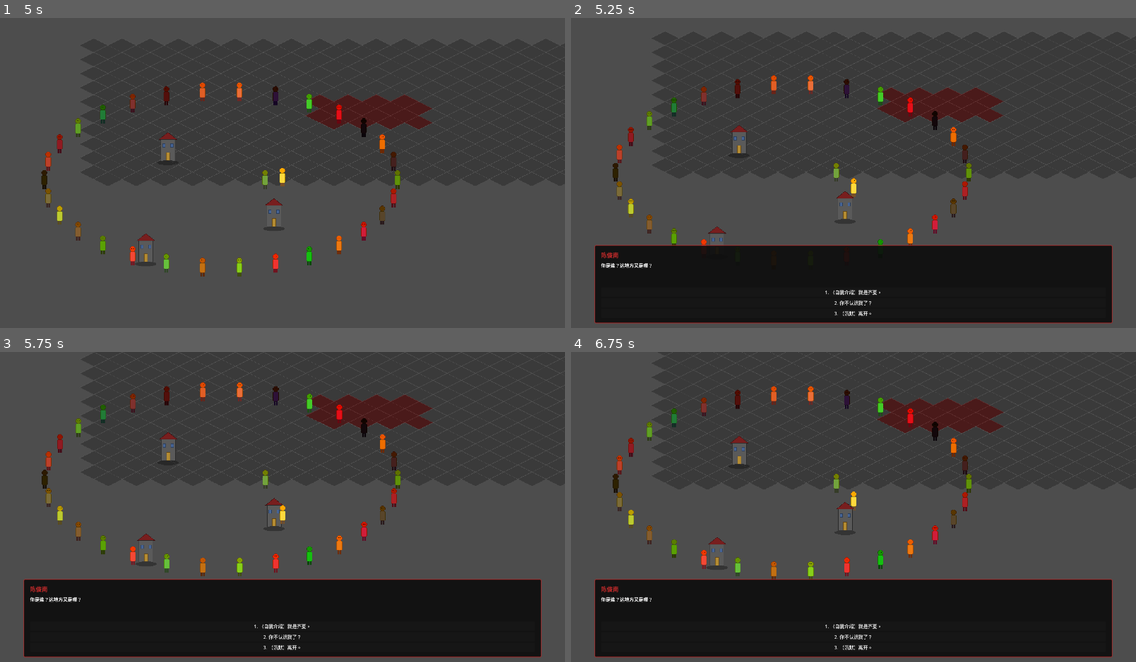
Above: before the commit, frames 1-4 (two rows, left to right).
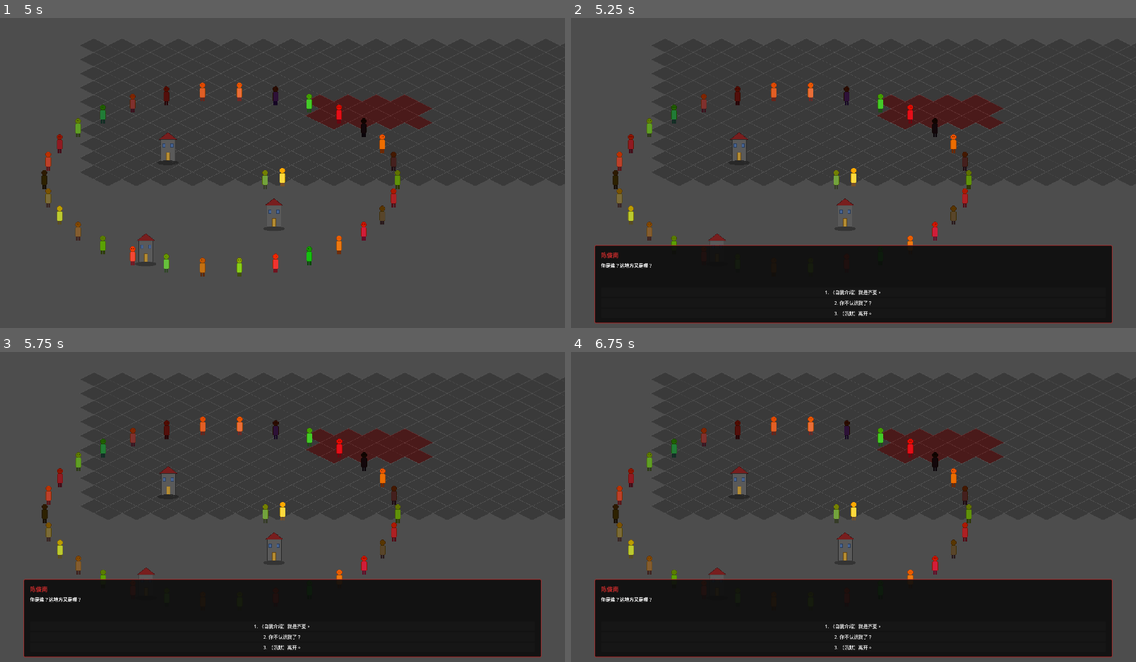
Above: after the commit, the same moments.

Repository: duancang8-ui/My-Game
Game: Godot game, scene res://src/scenes/world/test_world.tscn
Same seed, same stepped clock (60 frames per second), same inputs: the game is played once before the commit and once after it.
Inputs (mouse positions are in pixels of both pictures, inside the frame that each line leads up to):
- Up to frame 1 (5 s): tap Enter at 0.5 s; move the mouse to (406, 160) at 0.52 s; hold D (move_right) 0.53-1.25 s; hold E (interact) 0.53-1.25 s; click (406, 160) at 0.67 s; drag from (169, 191) to (299, 176) at 1.27 s; move the mouse to (339, 107) at 2.02 s; hold D (move_right) 2.03-2.75 s; hold Shift 2.03-2.75 s; tap E (interact) at 2.3 s; drag from (254, 241) to (113, 129) at 2.77 s; move the mouse to (452, 222) at 3.52 s; hold A (move_left) 3.53-4.25 s; hold E (interact) 3.53-4.25 s; tap Ctrl at 3.6 s; drag from (113, 129) to (197, 98) at 4.27 s
- Up to frame 2 (5.25 s): move the mouse to (881, 176) at 5.02 s; hold S (move_down) from 5.03 s (still down); hold E (interact) from 5.03 s (still down); click (881, 176) at 5.17 s
- Up to frame 3 (5.75 s): keep holding S (move_down); keep holding E (interact)
- Up to frame 4 (6.75 s): release S (move_down) at 5.75 s; release E (interact) at 5.75 s; drag from (768, 432) to (836, 485) at 5.77 s; move the mouse to (977, 494) at 6.52 s; hold W (move_up) from 6.53 s (still down); hold E (interact) from 6.53 s (still down); tap Alt at 6.6 s

Frame 1 is identical in both runs. In frame 2, 4.5% of the frame differs, in the area x 7-100%, y 6-74%; in frame 3, 7.7%; in frame 4, 7.8%.

Commit message:
feat(dialogue): disable player movement during dialogue (P3.5.1)
Co-authored-by: Cursor <cursoragent@cursor.com>

Diff:
--- a/src/scripts/dialogue/dialogue_controller.gd
+++ b/src/scripts/dialogue/dialogue_controller.gd
@@ -11,6 +11,7 @@
 var _interactor: PlayerInteractor = null
 var _runner: DialogueRunner = null
 var _active_dialogue_id: String = ""
+var _player_node: Node = null   ## 用于对话期间禁用玩家移动
 
 func _ready() -> void:
     _dialogue_box = get_node_or_null(dialogue_box_path) as DialogueBox
@@ -21,6 +22,7 @@
     if _interactor == null:
         push_error("DialogueController: PlayerInteractor not found at " + str(interactor_path))
         return
+    _player_node = _interactor.get_parent()  ## PlayerInteractor 的父节点 = Player CharacterBody2D
     _interactor.interactable_entered.connect(_on_interactable_entered)
     _dialogue_box.choice_picked.connect(_on_choice_picked)
     _dialogue_box.continue_pressed.connect(_on_continue_pressed)
@@ -61,6 +63,7 @@
     _active_dialogue_id = dialogue_id
     _runner.dialogue_ended.connect(_on_dialogue_ended)
     _dialogue_box.attach_runner(_runner)
+    _set_player_input_enabled(false)   ## 对话期间锁住玩家
     _runner.start(lines, start_id)
 
 func _on_choice_picked(index: int) -> void:
@@ -79,3 +82,14 @@
             gs.mark_dialogue_completed(_active_dialogue_id)
         _active_dialogue_id = ""
     _runner = null
+    _set_player_input_enabled(true)   ## 对话结束恢复玩家控制
+
+func _set_player_input_enabled(enabled: bool) -> void:
+    if _player_node == null:
+        return
+    # 暂停 physics_process 即可让 player.gd 的移动循环停下；
+    # velocity 已经在上一帧被赋值，但 move_and_slide 不再调用，玩家会立刻停住
+    _player_node.set_physics_process(enabled)
+    # 同时清掉残余速度，避免恢复时"惯性滑行"
+    if not enabled and _player_node.has_method("set"):
+        _player_node.set("velocity", Vector2.ZERO)
